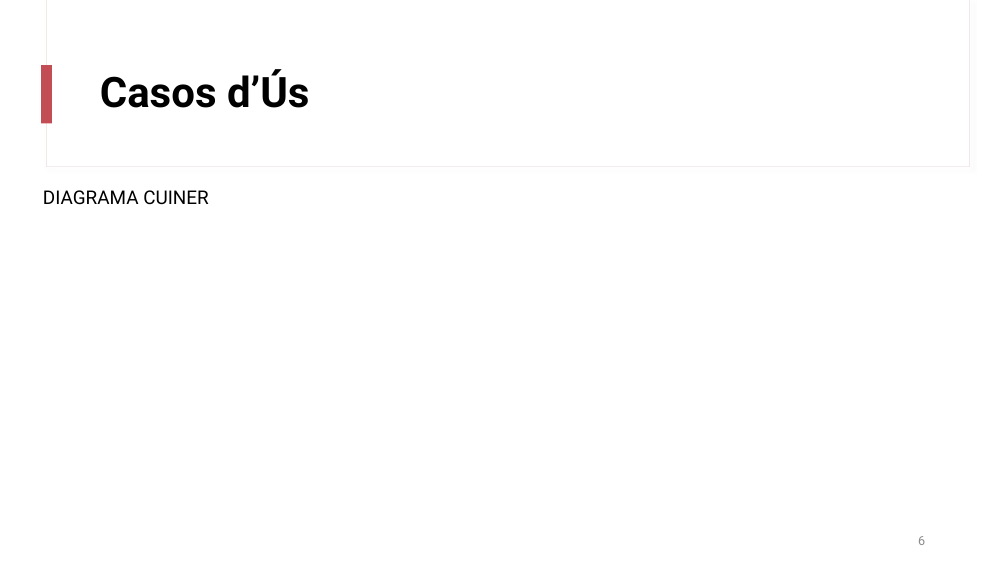
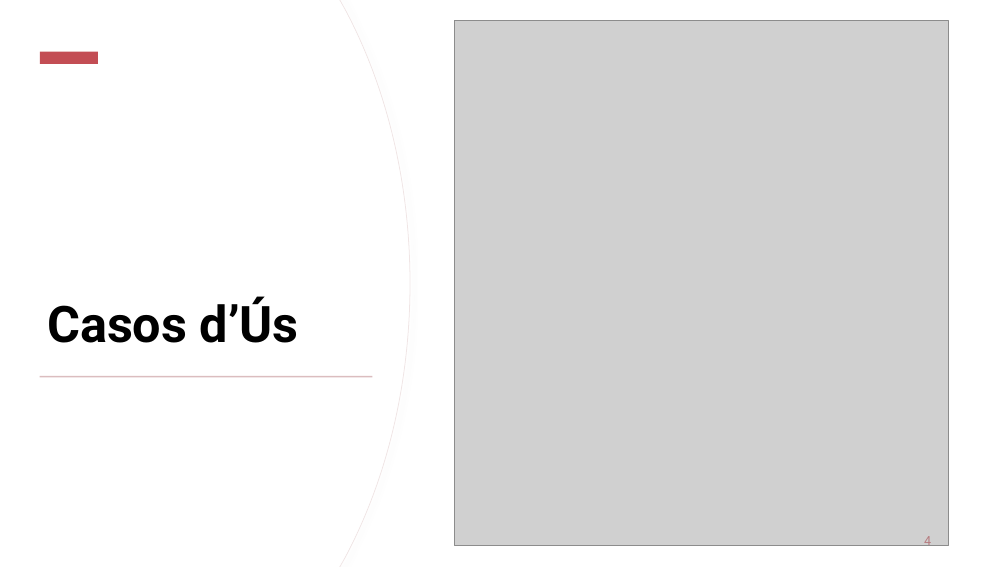
Before and after one commit to AndresVT24/ES23UAB-411-5, a slide deck: slide 4 of others/sprint2/Sprint_Review2_411_5.pptx (slide 6 before the commit). Drawn at 1008x567 pixels with LibreOffice and Linux fonts; fonts in the diff are those of the drawing; grey boxes stand for pictures. Boxes give left, top, right and bottom in pixels: in the first picture for what was removed or moved away, otherwise in the second. Text is boxed around its words. In the diff, an @@ line names an element or a change of style, - is before the commit and + after.

```diff
--- a/others/sprint2/Sprint_Review2_411_5.pptx
+++ b/others/sprint2/Sprint_Review2_411_5.pptx
@@ rectangle added at (x1=0, y1=0, x2=1008, y2=567), fill #FFFFFF @@
@@ freeform shape added at (x1=0, y1=0, x2=410, y2=567), fill #FFFFFF, outline #F0E5E5 0.75 pt @@
@@ freeform shape added at (x1=0, y1=0, x2=409, y2=567), fill #FFFFFF @@
@@ picture added at (x1=454, y1=20, x2=949, y2=545) @@
@@ rectangle added at (x1=40, y1=52, x2=98, y2=64), fill #C34D54 @@
@@ rectangle removed at (x1=42, y1=65, x2=52, y2=123) @@
@@ title "Casos d’Ús" moved from (x1=100, y1=69, x2=309, y2=108) to (x1=47, y1=296, x2=299, y2=343) @@
@@ title "Casos d’Ús" at (x1=47, y1=296, x2=299, y2=343): size 40 to 48 pt; vertical alignment middle to bottom @@
@@ text removed at (x1=43, y1=190, x2=209, y2=205) @@
-DIAGRAMA CUINER
@@ rectangle added at (x1=40, y1=376, x2=373, y2=377), fill #DBBDBF @@
@@ page number at (x1=924, y1=536, x2=931, y2=549): text changed; text colour #8C8C8C to #B67B7F @@
-6
+4
```
Also in this commit, not shown: 2 other slides changed, 4 slides removed, 8 other files.
